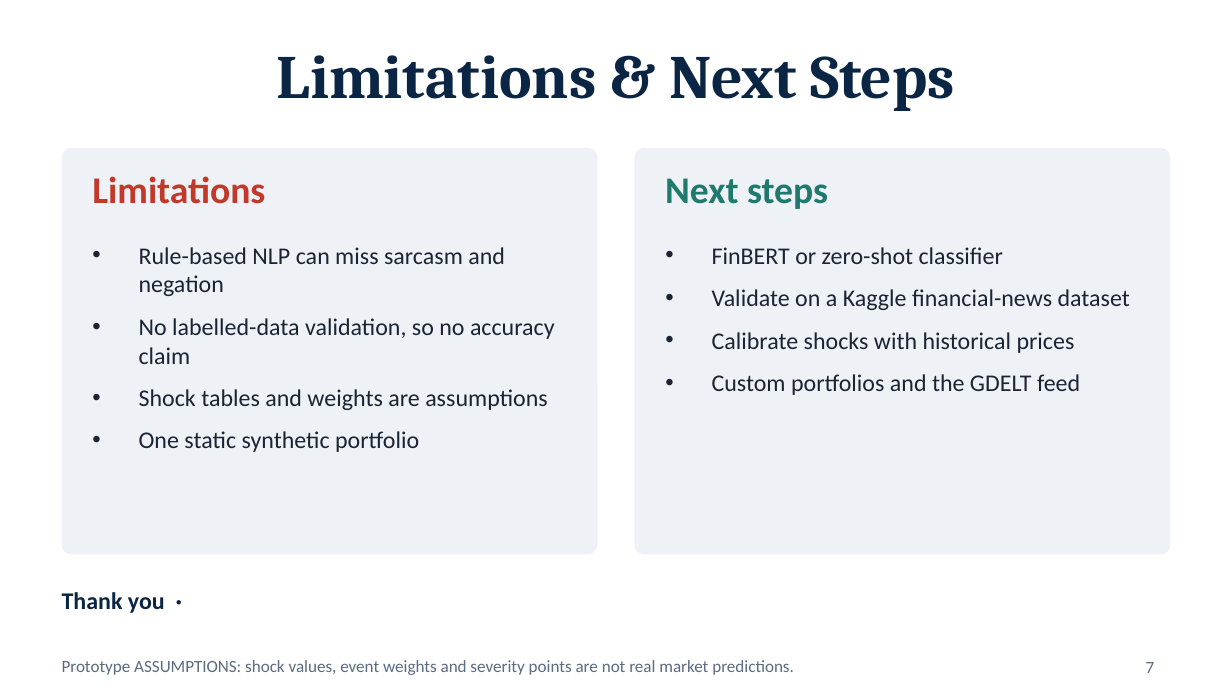
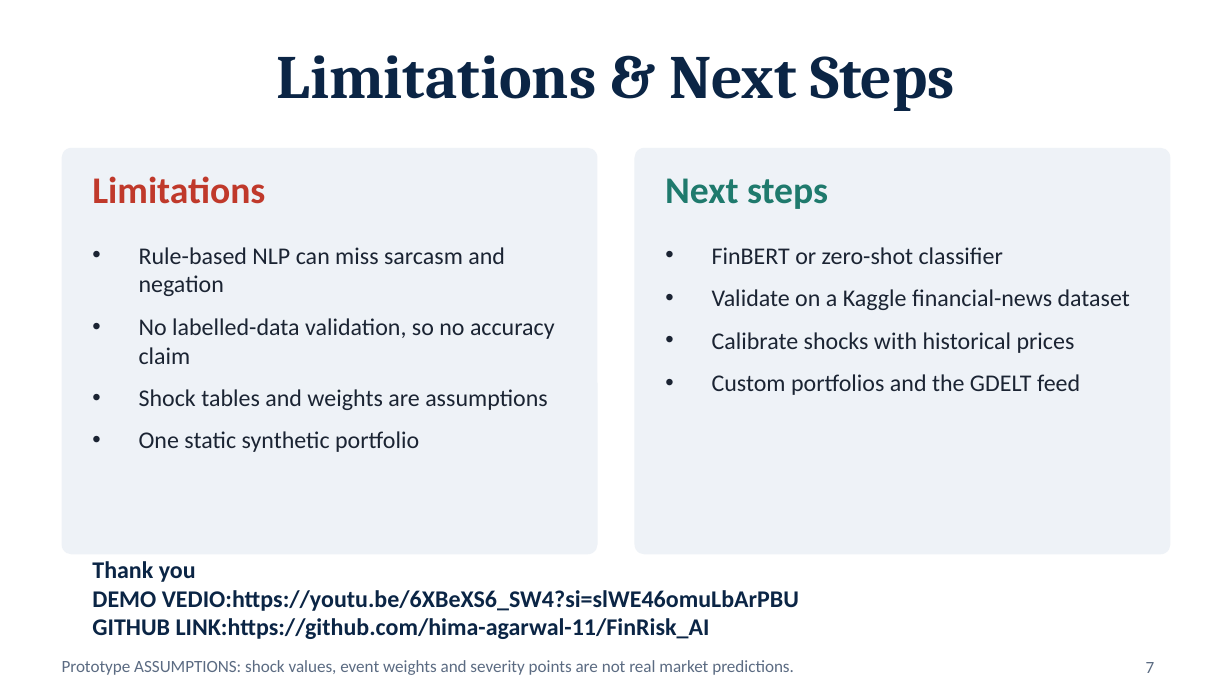
Before and after one commit to hima-agarwal-11/FinRisk_AI, a slide deck: slide 7 of docs/presentation.pptx. Drawn at 1232x693 pixels with LibreOffice and Linux fonts; fonts in the diff are those of the drawing. Boxes give left, top, right and bottom in pixels: in the first picture for what was removed or moved away, otherwise in the second. Text is boxed around its words. In the diff, an @@ line names an element or a change of style, - is before the commit and + after.

Commit message:
docs: update presentation and README

```diff
--- a/docs/presentation.pptx
+++ b/docs/presentation.pptx
@@ text at (92,561,799,639): text changed @@
-Thank you ·
+Thank you
+DEMO VEDIO:https://youtu.be/6XBeXS6_SW4?si=slWE46omuLbArPBU
+GITHUB LINK:https://github.com/hima-agarwal-11/FinRisk_AI
```
Also in this commit, not shown: 2 other files.
